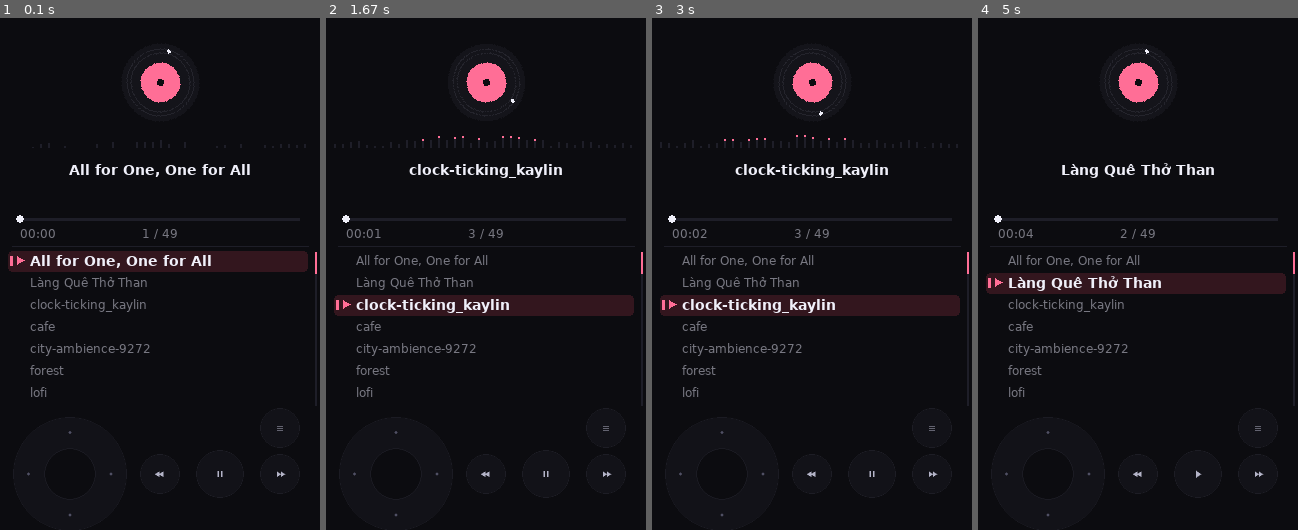
Above: before the commit, frames 1-4 (left to right).
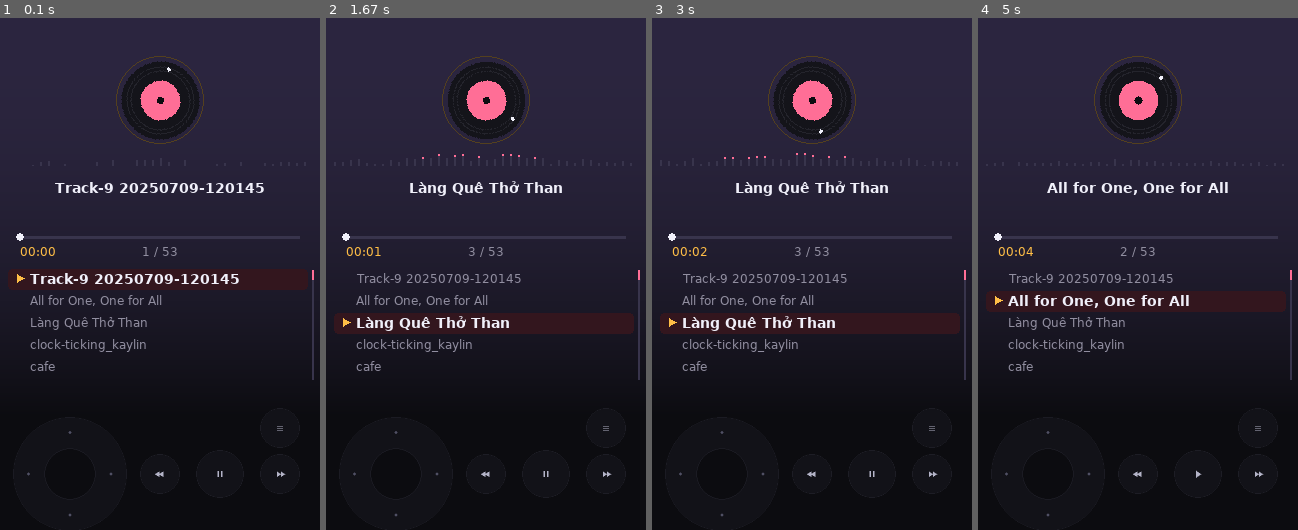
Above: after the commit, the same moments.

Repository: duongvanphi19/pygame-retro-music-player
Game: pygame game, started from main.py
Two runs of this game, one before a commit and one after it. Both use one fixed random seed, a clock stepped at 60 frames per second and the inputs below.
Inputs (mouse positions are in pixels of both pictures, inside the frame that each line leads up to):
- Up to frame 1 (0.1 s): no input
- Up to frame 2 (1.67 s): click (486, 274) at 0.38 s; click (604, 453) at 0.72 s; press the mouse at (604, 453) at 1.03 s; move the mouse to (537, 427) at 1.13 s; release the mouse at (470, 407) at 1.27 s; click (486, 335) at 1.38 s
- Up to frame 3 (3 s): click (760, 105) at 1.72 s; click (911, 263) at 2.05 s; click (924, 376) at 2.38 s; click (735, 366) at 2.72 s
- Up to frame 4 (5 s): click (1090, 422) at 3.05 s; click (1205, 207) at 3.38 s; click (1250, 268) at 3.72 s; click (1195, 442) at 4.05 s; click (1026, 453) at 4.42 s; press the mouse at (1195, 442) at 4.87 s; move the mouse to (1109, 314) at 4.97 s

The runs differ from the first frame. In frame 1, 50% of the frame differs, in the area x 0-100%, y 0-75%; in frame 2, 56%; in frame 3, 56%; in frame 4, 52%.

Commit message:
Add files via upload

Diff:
--- a/main.py
+++ b/main.py
@@ -21,13 +21,17 @@
 SP, UP = 41701, 41702
 ev = queue.Queue()                                           # thread nền -> vòng chính (không đụng global từ thread)
 kick = threading.Event()                                     # đánh thức bộ quét ngay
-try: BAD = set(json.load(open(BADF)))                        # bài phát lỗi: không liệt kê nữa
-except Exception: BAD = set()
+BAD = set()                                                  # bài phát lỗi: ẩn trong phiên này (mở lại app thì thử lại)
+FF = os.path.join(DATA, "fav.json")                          # danh sách yêu thích
+try: FAV = set(json.load(open(FF)))
+except Exception: FAV = set()
+ALL = []                                                     # thư viện đầy đủ (lib là bản đã lọc)
 
 # ====================================================================
 # BACKEND: service (APK, UDP localhost) hoặc Dev (Pydroid3, trong tiến trình)
 # ====================================================================
 class Dev:
+    shuf, rep = False, 1
     def __init__(s):
         s.rows, s.cur, s.curp, s.ready, s.paused, s.vol, s.base, s.sl_at, s.err, s.bad = [], 0, "", False, False, 0.7, 0.0, 0, None, None
         if "ANDROID_ROOT" in os.environ: pygame.mixer.quit(); os.environ["SDL_AUDIODRIVER"] = "openslES"
@@ -57,7 +61,8 @@
                 s.rows = json.load(open(PL)); ps = [r[0] for r in s.rows]
                 if s.curp in ps: s.cur = ps.index(s.curp)
             elif c == "play": s.load(d["i"], d.get("s", 0))
-            elif c == "next": s.load(s.cur + 1)
+            elif c == "next": s.load(s.pick())
+            elif c == "mode": s.shuf, s.rep = bool(d.get("sh")), int(d.get("rp", 1))
             elif c == "prev": s.load(s.cur - 1)
             elif c == "toggle":
                 if not s.ready: s.load(s.cur)
@@ -71,9 +76,19 @@
             elif c == "quit": m.stop()
         except Exception as e: s.err = "Loi: " + str(e)[:34]
 
+    def pick(s):
+        n = len(s.rows)
+        if s.shuf and n > 1: j = random.randrange(n - 1); return j + (j >= s.cur)
+        return s.cur + 1
+
+    def after(s):
+        if s.rep == 2: s.load(s.cur)
+        elif s.shuf or s.rep == 1 or s.cur + 1 < len(s.rows): s.load(s.pick())
+        else: s.paused = True
+
     def state(s):
         m = pygame.mixer.music
-        if s.ready and not s.paused and not m.get_busy(): s.load(s.cur + 1)       # hết bài -> bài kế
+        if s.ready and not s.paused and not m.get_busy(): s.after()       # hết bài -> bài kế
         if s.sl_at and time.time() >= s.sl_at:
             s.sl_at = 0
             if s.ready and not s.paused: m.pause(); s.paused = True
@@ -115,16 +130,16 @@
 # ====================================================================
 pygame.display.init(); pygame.font.init()                    # không pygame.init(): bỏ mixer trong UI (APK)
 from touchpad import TouchPad
-W, PH = 320, 112
+W, PH = 320, 140                                           # 112 + 28px chừa lề dưới cho dải phím
 class Pad(TouchPad):
     def _want(s): return False, s.side                       # khoá chế độ dọc, bỏ layout ngang có 2 dải bên
 def fit_h(sw, sh): return max(400, min(720, round(W * sh / sw) - PH))
 BTNS = (("C", "", 160, 56), ("A", "", 220, 56), ("B", "", 280, 56), ("S", "", 280, 10))
 sw, sh = pygame.display.get_desktop_sizes()[0]
-pad = Pad(W, fit_h(sw, sh), buttons=BTNS, touch=True)
+pad = Pad(W, fit_h(sw, sh), buttons=BTNS, dpad=(70, 56), touch=True)
 if not APK:                                                  # Pydroid: cửa sổ thật khác màn hình (thanh trạng thái) -> khớp lại
     ww, wh = pygame.display.get_surface().get_size()
-    if abs(fit_h(ww, wh) - pad.h) > 3: pad = Pad(W, fit_h(ww, wh), buttons=BTNS, touch=True)
+    if abs(fit_h(ww, wh) - pad.h) > 3: pad = Pad(W, fit_h(ww, wh), buttons=BTNS, dpad=(70, 56), touch=True)
 S, H = pad.screen, pad.h
 
 def mkfont(sz, bold=False):                                  # font hệ thống Android có đủ dấu tiếng Việt
@@ -177,7 +192,7 @@
         scan_status = "Đang quét..."
         try:
             rows = [r for r in (rows_mediastore() if APK else rows_walk()) if r[0] not in BAD]
-            if rows and rows != lib:                         # quét rỗng (chưa có quyền/thẻ chưa gắn) thì giữ danh sách cũ
+            if rows and rows != ALL:                         # quét rỗng (chưa có quyền/thẻ chưa gắn) thì giữ danh sách cũ
                 json.dump(rows, open(CACHE, "w")); ev.put(("lib", rows))
             scan_status = "Đã nạp %d bài" % len(rows)
         except Exception as e: scan_status = "Quét lỗi: " + str(e)[:24]
@@ -268,7 +283,7 @@
 # TRẠNG THÁI + ĐĨA XOAY
 # ====================================================================
 cur = sel = 0; vol = 0.7; curp = ""; rpos = 0.0
-CFG = {"thm": True, "dbg": False}
+CFG = {"thm": True, "dbg": False, "shuf": False, "rep": 1, "fav": False}   # rep: 0 tắt, 1 tất cả, 2 một bài
 try:
     st = json.load(open(SF)); vol = float(st["v"]); curp = st.get("t", ""); rpos = float(st.get("p", 0))
     CFG.update(st.get("cfg", {}))
@@ -281,11 +296,15 @@
 
 BGC = (12, 12, 16)                                           # trùng màu dải phím => liền mạch
 BG = pygame.Surface((W, H)).convert(); BG.fill(BGC)
+BGT = (44, 38, 64)                                           # màu đỉnh; xuống đáy chuyển dần về BGC để liền mạch với dải phím
+for _y in range(H):
+    _k = (_y / H) ** 2; BG.fill(tuple(int(BGT[i] + (BGC[i] - BGT[i]) * _k) for i in range(3)), (0, _y, W, 1))
 MASK = pygame.Surface((48, 48), pygame.SRCALPHA); pygame.draw.circle(MASK, (255, 255, 255, 255), (24, 24), 24)
 OVL = pygame.Surface((W, H), pygame.SRCALPHA); OVL.fill((10, 10, 14, 245))
 frames = [None] * 72; D0 = None; ART = None
-COLOR_ACC, COLOR_FG, COLOR_DIM, COLOR_OFF = (255, 110, 150), (240, 240, 250), (120, 120, 130), (30, 30, 40)
-DIM2, DIM3 = (60, 60, 65), (40, 40, 44)
+COLOR_ACC, COLOR_FG, COLOR_DIM, COLOR_OFF = (255, 110, 150), (240, 240, 250), (145, 142, 160), (56, 52, 76)
+DIM2, DIM3 = (100, 98, 118), (72, 70, 90)
+AMB, RING, RED = (255, 190, 70), (84, 64, 30), (255, 80, 70)   # màu nhấn thứ hai: hổ phách
 
 def make_disc(art):
     global D0, frames, COLOR_ACC, COLOR_FG, ART
@@ -319,7 +338,7 @@
         s += "..."
     k = (s, col, id(font))
     if k not in cache:
-        if len(cache) > 240: cache.clear()
+        if len(cache) > 500: cache.clear()
         cache[k] = font.render(s, True, col).convert_alpha()
     return cache[k]
 def mmss(s): s = int(s); return "%02d:%02d" % (s // 60, s % 60)
@@ -334,13 +353,29 @@
 NB = 38
 BX = [8 + i * 8 for i in range(NB)]
 BW = [1.0 - abs(i - 19) / 40.0 for i in range(NB)]
+wc = {}
+def wrapw(s, font, w, n=2):                                  # ngắt dòng theo từ, tối đa n dòng (lời bài hát dài)
+    k = (s, id(font))
+    if k in wc: return wc[k]
+    if len(wc) > 300: wc.clear()
+    out, c = [], ""
+    for wd in s.split():
+        t = c + " " + wd if c else wd
+        if font.size(t)[0] <= w: c = t
+        else:
+            if c: out.append(c)
+            c = wd
+    out.append(c)
+    if len(out) > n: out = out[:n]; out[-1] += "..."
+    wc[k] = out; return out
+
 playing = paused = False; vol_t = -9999; hold = {}; used = set()
 title = artist = MSG = lsrc = ""; length = rg = pos = 0.0; st_t = 0; sl = 0
 lsync = lymode = info = lbusy = False; lyr = []; ltimes = []; minfo = info_rows = None
-pend, got, fails = True, False, 0                            # pend: tự phát bài trước đó khi mở app
-bars, tgt = [0.0] * NB, [0.0] * NB
+TOAST = ""
+pend, got, fails, lastpl, toast_t, page = True, False, 0, 0, 0, 0
+bars, tgt = [0.0] * NB, [0.0] * NB                            # pend: tự phát bài trước đó khi mở app
 make_disc(None)
-particles = [[random.randint(10, 310), random.randint(0, H), random.random() * 0.5 + 0.2, random.randint(1, 3)] for _ in range(25)]
 
 def setvol(): tx("vol", v=min(1.0, vol * 10 ** (rg / 20)))
 
@@ -373,11 +408,12 @@
     threading.Thread(target=bg_meta, args=(curp, artist, names[cur]), daemon=True).start()
 
 def set_lib(rows):
-    global tracks, names, lib, idx, N, cur, sel
-    old = curp; lib = [r for r in rows if r[0] not in BAD]; tracks = [r[0] for r in lib]
+    global tracks, names, lib, idx, N, cur, sel, ALL
+    old = curp; selp = tracks[sel] if N and sel < N else ""; ALL = rows
+    lib = [r for r in rows if r[0] not in BAD and (not CFG["fav"] or r[0] in FAV)]; tracks = [r[0] for r in lib]
     names = [r[1] or os.path.splitext(os.path.basename(r[0]))[0] for r in lib]
     idx = {t: i for i, t in enumerate(tracks)}; N = len(tracks)
-    cur = sel = idx.get(old, min(cur, max(N - 1, 0)))
+    cur = idx.get(old, min(cur, max(N - 1, 0))); sel = idx.get(selp, cur)   # giữ nguyên bài đang chọn khi danh sách đổi
     try: json.dump([[r[0], names[i], r[2]] for i, r in enumerate(lib)], open(PL, "w"))
     except OSError: pass
     tx("pl"); setvol()
@@ -389,19 +425,39 @@
     fails += 1
     if fails > 3: return                                     # lỗi hàng loạt (mất quyền, thẻ nhớ...) -> đừng ẩn nhầm cả thư viện
     i = idx[p]; BAD.add(p)
-    try: json.dump(sorted(BAD), open(BADF, "w"))
+    set_lib(ALL)
+    if N: tx("play", i=i % N)
+
+def send_mode(): tx("mode", sh=int(bool(CFG["shuf"])), rp=int(CFG["rep"]))
+
+def toast(s):
+    global TOAST, toast_t
+    TOAST = s; toast_t = pygame.time.get_ticks() + 1600
+
+def toggle_fav(p):                                           # giữ A: thích / bỏ thích
+    FAV.symmetric_difference_update({p})
+    try: json.dump(sorted(FAV), open(FF, "w"))
     except OSError: pass
-    set_lib(lib)
-    if N: tx("play", i=i % N)
+    toast("Đã thêm vào yêu thích" if p in FAV else "Đã bỏ yêu thích")
+    if CFG["fav"] and p not in FAV: set_lib(ALL)
+
+def set_favfilter(v):                                        # giữ S: chỉ phát bài yêu thích
+    old = curp; CFG["fav"] = v; set_lib(ALL); save()
+    if N and playing and old != curp: tx("play", i=cur)      # bài đang phát nằm ngoài danh sách mới -> chuyển sang bài đầu
+    toast("Chỉ hiện yêu thích" if v else "Hiện tất cả bài")
 
 def poll(now):                                               # đọc hết gói, chỉ giữ trạng thái mới nhất
-    global playing, paused, pos, st_t, sl, cur, sel, length, MSG, pend, got, fails
+    global playing, paused, pos, st_t, sl, cur, sel, length, MSG, pend, got, fails, lastpl
     last = None
     for d in recv_all():
         if "e" in d:
             if d.get("bad"): drop_bad(d["bad"])
             MSG = d["e"]
         else: last = d
+    if not got:                                              # service khởi động chậm: gói đầu có thể mất -> gửi lại danh sách
+        if now - lastpl > 1000: lastpl = now; tx("pl"); send_mode()
+        if now > 6000 and not MSG: MSG = "Không nối được service"
+    elif MSG == "Không nối được service": MSG = ""
     if last:
         got = True
         playing, paused, pos, st_t, sl = bool(last["pl"]), bool(last["pa"]), last["p"], now, last["sl"]
@@ -430,7 +486,7 @@
 try: set_lib(json.load(open(CACHE)))                         # hiện ngay danh sách đã nhớ, quét ngầm sau
 except Exception: pass
 threading.Thread(target=scanner, daemon=True).start()
-tx("pl"); setvol()
+tx("pl"); setvol(); send_mode()
 
 # ====================================================================
 # VÒNG LẶP CHÍNH
@@ -439,14 +495,25 @@
 get_ticks, get_events, blit = pygame.time.get_ticks, pygame.event.get, S.blit
 draw_rect, draw_circle, draw_poly, set_clip = pygame.draw.rect, pygame.draw.circle, pygame.draw.polygon, S.set_clip
 randint, rd = random.randint, random.random
-ui_state, set_idx, ang, t_save = 0, 0, 0.0, 0
-SET_ITEMS = ["Màu nền bìa", "Thông số Debug", "Hẹn giờ ngủ", "Hiện lại bài lỗi", "Thoát & dừng nhạc"]
+ang, t_save = 0.0, 0
 SLP = (0, 15, 30, 60); slp_i = 0
-Y0 = 18                                                      # chừa vùng tai thỏ/thanh trạng thái
+Y0, BM = 36, 26                                                      # chừa vùng tai thỏ/thanh trạng thái
 DCY, BY, TY, AY, PY, LY0 = Y0 + 46, Y0 + 112, Y0 + 126, Y0 + 148, Y0 + 182, Y0 + 216
-LN = (H - LY0 - 6) // 22                                     # số dòng danh sách hiển thị
-LT, LB = Y0 + 48, H - 44                                     # vùng lời bài hát
-LCY = (LT + LB) // 2 - 12; LSIDE = min(7, (LB - LT) // 52)
+LN = (H - LY0 - BM) // 22                                     # số dòng danh sách hiển thị
+LT, LB = Y0 + 48, H - BM - 40                                     # vùng lời bài hát
+SLOT = 40; LCY = (LT + LB - SLOT) // 2; LSIDE = min(5, ((LB - LT) // SLOT - 1) // 2)
+
+def heart(x, y, col):
+    draw_circle(S, col, (x - 2, y), 2); draw_circle(S, col, (x + 2, y), 2); draw_poly(S, col, [(x - 4, y + 1), (x + 4, y + 1), (x, y + 6)])
+
+def status():                                                # chế độ đang bật (hiện góc trên trang chính)
+    s = []
+    if CFG["shuf"]: s.append("SHUF")
+    if CFG["rep"] == 2: s.append("REP 1")
+    elif CFG["rep"] == 0: s.append("NO REP")
+    if CFG["fav"]: s.append("FAV")
+    if sl: s.append("ZZ %dm" % sl)
+    return "  ".join(s)
 
 def centered(surf, y): blit(surf, (160 - surf.get_width() // 2, y))
 def bar(x, y, w, frac, col):
@@ -459,6 +526,7 @@
         if e.type == pygame.QUIT: run = False                # thoát UI, nhạc vẫn chạy nhờ service
         pad.event(e)
     poll(now); drain()
+    if toast_t and now > toast_t: toast_t = 0
     pad.update(); p = set(pad.pressed)
     on = playing and not paused
     pad.st["A"] = 2 if on else 0
@@ -467,51 +535,48 @@
     if playing: lastpos = el
     if on and now - t_save > 5000: t_save = now; save()     # nhớ vị trí phát
 
-    if info and p: info = False; used |= p; p = set()        # chạm phím bất kỳ để đóng bảng thông tin
-    if "S" in p: ui_state = 1 - ui_state; set_idx = 0
-
-    if ui_state == 1:
-        if "down" in p: set_idx = (set_idx + 1) % 5
-        if "up" in p: set_idx = (set_idx - 1) % 5
-        if "A" in p or "right" in p or "left" in p:
-            if set_idx == 0: CFG["thm"] = not CFG["thm"]; make_disc(ART)
-            elif set_idx == 1: CFG["dbg"] = not CFG["dbg"]
-            elif set_idx == 2: slp_i = (slp_i + 1) % 4; tx("sleep", m=SLP[slp_i])
-            elif set_idx == 3 and "A" in p:
-                BAD.clear(); fails = 0; kick.set()
-                try: os.remove(BADF)
-                except OSError: pass
-            elif set_idx == 4 and "A" in p: tx("quit"); run = False
-            save()
-    else:
-        if "A" in p and N: tx("toggle") if (playing and sel == cur) else tx("play", i=sel)
-        for k in ("B", "C"):                                 # chạm = chuyển bài; giữ 0.5s: B = lời bài hát, C = thông tin bài
-            if k in p: hold[k] = now; used.discard(k)
-            if k in pad.held and k not in used and now - hold.get(k, now) > 500:
-                used.add(k)
-                if k == "B": lymode = not lymode
-                else: info = True
-            if k in pad.released and k not in used: tx("next" if k == "B" else "prev")
-        if "down" in p and N: sel = (sel + 1) % N
-        if "up" in p and N: sel = (sel - 1) % N
-        for k, dv in (("left", -1), ("right", 1)):
-            if k in p: hold[k] = now; used.discard(k)
-            if k in pad.held and now - hold.get(k, now) > 200: used.add(k); vol = min(1.0, max(0.0, vol + dv * 0.02)); setvol(); vol_t = now
-            if k in pad.released:
-                if k not in used: tx("seek", d=10 * dv)
-                else: save()
+    if "S" in p: hold["S"] = now; used.discard("S")          # S: chạm = chuyển trang (Chính -> Lời -> Thông tin); giữ = yêu thích-lọc / thoát
+    if "S" in pad.held and "S" not in used and now - hold.get("S", now) > 500:
+        used.add("S")
+        if page == 2: tx("quit"); run = False                # trang thông tin: giữ S = thoát & dừng nhạc
+        else: set_favfilter(not CFG["fav"])
+    if "S" in pad.released and "S" not in used: page = (page + 1) % 3; lymode, info = page == 1, page == 2
+
+    for k in ("A", "B", "C"):                                # chạm = hành động; giữ 0.5s: A = yêu thích, B = ngẫu nhiên, C = lặp lại
+        if k in p: hold[k] = now; used.discard(k)
+        if k in pad.held and k not in used and now - hold.get(k, now) > 500:
+            used.add(k)
+            if k == "A":
+                if N: toggle_fav(tracks[sel])
+            elif k == "B": CFG["shuf"] = not CFG["shuf"]; send_mode(); save(); toast("Ngẫu nhiên: " + ("BẬT" if CFG["shuf"] else "TẮT"))
+            else: CFG["rep"] = (CFG["rep"] + 1) % 3; send_mode(); save(); toast("Lặp lại: " + ("TẮT", "TẤT CẢ", "1 BÀI")[CFG["rep"]])
+        if k in pad.released and k not in used:
+            if k == "A":
+                if N: tx("toggle") if (playing and sel == cur) else tx("play", i=sel)
+            else: tx("next" if k == "B" else "prev")
+    if "down" in p and N: sel = (sel + 1) % N
+    if "up" in p and N: sel = (sel - 1) % N
+    for k, dv in (("up", -1), ("down", 1)):                  # giữ lên/xuống: cuộn nhanh, giữ lâu: nhảy 10 bài
+        if k in p: hold[k] = hold[k + "r"] = now
+        if k in pad.held and N and k in hold and now - hold[k] > 350 and now - hold[k + "r"] > 70:
+            hold[k + "r"] = now; sel = (sel + dv * (10 if now - hold[k] > 1500 else 1)) % N
+    for k, dv in (("left", -1), ("right", 1)):
+        if k in p: hold[k] = now; used.discard(k)
+        if page == 2:                                        # trang thông tin: trái/phải = hẹn giờ ngủ
+            if k in p: slp_i = (slp_i + dv) % 4; tx("sleep", m=SLP[slp_i])
+            continue
+        if k in pad.held and now - hold.get(k, now) > 200: used.add(k); vol = min(1.0, max(0.0, vol + dv * 0.02)); setvol(); vol_t = now
+        if k in pad.released:
+            if k not in used: tx("seek", d=10 * dv)
+            else: save()
 
     blit(BG, (0, 0))
     if on: ang = (ang + dt * 0.06) % 72                      # theo thời gian, không phụ thuộc fps
 
     if N and lymode:
         # ---------------- MÀN HÌNH LỜI BÀI HÁT ----------------
-        for q in particles:
-            q[1] -= q[2]
-            if q[1] < 0: q[0], q[1], q[2] = randint(10, 310), H, rd() * 0.5 + 0.2
-            draw_circle(S, COLOR_ACC, (int(q[0]), int(q[1])), q[3])
         centered(T(title, COLOR_FG, FB, max_w=296), Y0)
-        if artist: centered(T(artist, COLOR_DIM, max_w=296), Y0 + 20)
+        if artist: centered(T(artist, AMB, max_w=296), Y0 + 20)
         if not lyr:
             msg = "Đang tìm lời bài hát" + "." * (1 + now // 400 % 3) if lbusy else "Không có lời bài hát"
             centered(T(msg, COLOR_ACC if lbusy else COLOR_DIM), LCY)
@@ -523,26 +588,30 @@
                     dur = ltimes[i + 1] - ltimes[i]
                     if dur > 0:
                         pg = (el - ltimes[i]) / dur
-                        if pg > 0.7: pr = (pg - 0.7) / 0.3; y_off = pr * pr * (3.0 - 2.0 * pr) * 26
+                        if pg > 0.7: pr = (pg - 0.7) / 0.3; y_off = pr * pr * (3.0 - 2.0 * pr) * SLOT
             else: i = min(n - 1, int(el / length * n)) if length else 0
             set_clip((0, LT, W, LB - LT))
             for k in range(-LSIDE, LSIDE + 1):
                 j = i + k
                 if 0 <= j < n:
-                    fy = int(LCY + k * 26 - y_off)
                     ak = abs(k)
                     if k == 0: col, ft = COLOR_FG, FB
                     elif ak == 1: col, ft = COLOR_ACC, F
                     else: col, ft = (DIM2 if ak == 2 else DIM3), F
-                    centered(T(lyr[j][1] or " ", col, ft, max_w=300), fy)
+                    ls = wrapw(lyr[j][1] or " ", ft, 300); lh = ft.get_linesize()
+                    fy = int(LCY + k * SLOT - y_off) + (SLOT - lh * len(ls)) // 2
+                    for q, ln in enumerate(ls): centered(T(ln or " ", col, ft, max_w=300), fy + q * lh)
             set_clip(None)
-        bar(20, H - 30, 280, el / length if length else 0, COLOR_ACC)
-        blit(T(mmss(el), COLOR_DIM), (20, H - 22))
-        if length: t1 = T(mmss(length), COLOR_DIM); blit(t1, (300 - t1.get_width(), H - 22))
+        bar(20, H - BM - 30, 280, el / length if length else 0, COLOR_ACC)
+        blit(T(mmss(el), AMB), (20, H - BM - 22))
+        if length: t1 = T(mmss(length), COLOR_DIM); blit(t1, (300 - t1.get_width(), H - BM - 22))
 
     elif N:
         # ---------------- MÀN HÌNH CHÍNH ----------------
         d = frame(int(ang)); blit(d, d.get_rect(center=(160, DCY)))
+        draw_circle(S, RING, (160, DCY), 44, 1)
+        st_ = status()
+        if st_: blit(T(st_, AMB), (20, Y0 - 18))
         beat_force = (vol * (1.0 + (rg / 20.0))) if on else 0.0
         for i in range(NB):
             if on:
@@ -554,56 +623,52 @@
                 draw_rect(S, COLOR_OFF, (BX[i], BY - h, 2, h))
                 if on and h > 8: draw_rect(S, COLOR_ACC, (BX[i], BY - h, 2, 2))
         centered(T(title, COLOR_FG, FB, max_w=296), TY)
-        if MSG or artist: centered(T(MSG or artist, COLOR_ACC if MSG else COLOR_DIM, max_w=296), AY)
+        if curp in FAV: heart(300, Y0 - 12, COLOR_ACC)
+        if MSG or artist: centered(T(MSG or artist, COLOR_ACC if MSG else AMB, max_w=296), AY)
         showv = now - vol_t < 1200
         bar(20, PY, 280, vol if showv else (el / length if length else 0), COLOR_FG if showv else COLOR_ACC)
         if showv: centered(T("Âm lượng %d%%" % int(vol * 100), COLOR_FG), PY + 8)
         else:
-            blit(T(mmss(el), COLOR_DIM), (20, PY + 8)); centered(T("%d / %d" % (cur + 1, N), COLOR_DIM), PY + 8)
+            blit(T(mmss(el), AMB), (20, PY + 8)); centered(T("%d / %d" % (cur + 1, N), COLOR_DIM), PY + 8)
             if length: t1 = T(mmss(length), COLOR_DIM); blit(t1, (300 - t1.get_width(), PY + 8))
-        pygame.draw.line(S, COLOR_OFF, (12, LY0 - 6), (308, LY0 - 6))
         top = max(0, min(sel - LN // 2, N - LN))
         for ri in range(min(LN, N)):
             i = top + ri; y = LY0 + ri * 22
             if i == sel:
                 draw_rect(S, (COLOR_ACC[0] // 5, COLOR_ACC[1] // 5, COLOR_ACC[2] // 5), (8, y - 1, 300, 21), border_radius=4)
-                draw_rect(S, COLOR_ACC, (10, y + 4, 3, 10), border_radius=1)
-            if i == cur and playing: draw_poly(S, COLOR_ACC, [(17, y + 4), (17, y + 12), (24, y + 8)])
-            blit(T(names[i], COLOR_FG if i == sel else COLOR_DIM, FB if i == sel else F, max_w=268), (30, y + 1))
+                #draw_rect(S, COLOR_ACC, (10, y + 4, 3, 10), border_radius=1)
+            if i == cur and playing: draw_poly(S, AMB, [(17, y + 4), (17, y + 12), (24, y + 8)])
+            blit(T(names[i], COLOR_FG if i == sel else COLOR_DIM, FB if i == sel else F, max_w=250), (30, y + 1))
+            if tracks[i] in FAV: heart(298, y + 6, COLOR_ACC)
         if N > LN:                                           # thanh cuộn mảnh
             trk = LN * 22; th = max(10, trk * LN // N)
-            draw_rect(S, COLOR_OFF, (315, LY0, 2, trk)); draw_rect(S, COLOR_ACC, (315, LY0 + (trk - th) * top // (N - LN), 2, th))
+            draw_rect(S, COLOR_OFF, (312, LY0, 2, trk)); draw_rect(S, COLOR_ACC, (312, LY0 + (trk - th) * top // (N - LN), 2, th))
     else:
-        centered(T(scan_status, COLOR_DIM), H // 2 - 8)
+        centered(T("Chưa có bài yêu thích" if CFG["fav"] and ALL else scan_status, COLOR_DIM), H // 2 - 8)
 
     if info:
         blit(OVL, (0, 0)); centered(T("THÔNG TIN BÀI HÁT", COLOR_FG, FB), Y0)
+        y = Y0 + 32
         if not info_rows: centered(T("Đang đọc thẻ nhạc...", COLOR_DIM), Y0 + 40)
         else:
-            y = Y0 + 32
             for lb, val in info_rows:
                 if lb: blit(T(lb, COLOR_DIM), (14, y))
                 blit(T(val, COLOR_FG, max_w=216), (92, y)); y += 18
-        centered(T("Chạm phím bất kỳ để đóng", DIM2), H - 22)
-
-    if ui_state == 1:
-        blit(OVL, (0, 0)); centered(T("CÀI ĐẶT", COLOR_FG, FB), Y0)
-        for i, txt in enumerate(SET_ITEMS):
-            if i == 2: v_str, is_on = ("%d Phút" % sl, True) if sl > 0 else ("TẮT", False)
-            elif i == 3: v_str, is_on = ("%d bài" % len(BAD), len(BAD) > 0)
-            elif i == 4: v_str, is_on = "", False
-            else: is_on = CFG[("thm", "dbg")[i]]; v_str = "BẬT" if is_on else "TẮT"
-            y = Y0 + 44 + i * 38
-            if i == set_idx: draw_rect(S, (COLOR_ACC[0] // 5, COLOR_ACC[1] // 5, COLOR_ACC[2] // 5), (14, y - 6, 292, 30), border_radius=4)
-            blit(T(txt, COLOR_ACC if i == set_idx else COLOR_DIM, FB if i == set_idx else F), (26, y))
-            if v_str: vs = T(v_str, COLOR_FG if is_on else COLOR_DIM, FB); blit(vs, (W - 26 - vs.get_width(), y))
-
-    if CFG["dbg"]:
+        yy = max(y + 8, H - BM - 76)
+        blit(T("Hẹn giờ ngủ", COLOR_DIM), (14, yy)); blit(T("%d phút" % sl if sl else "TẮT", AMB), (92, yy))
+        centered(T("Trái/phải: đổi hẹn giờ ngủ", DIM2), yy + 18)
+        centered(T("Giữ A thích · B ngẫu nhiên · C lặp lại", DIM2), yy + 36)
+        centered(T("Giữ S: thoát & dừng nhạc", DIM2), yy + 54)
+
+    if CFG["dbg"] &0:
         t1 = "FPS %d | %s | %dx%d | bad %d" % (int(clock.get_fps()), "APK" if APK else "DEV", W, H, len(BAD))
         blit(T(t1, (10, 10, 10)), (7, 3)); blit(T(t1, (0, 255, 128)), (6, 2))
         blit(T(scan_status, (10, 10, 10)), (7, 17)); blit(T(scan_status, (255, 200, 0)), (6, 16))
 
+    if toast_t:                                              # thông báo nhỏ ở mọi trang
+        tt = T(TOAST, (16, 16, 24), FB); rc = tt.get_rect(center=(160, H - BM - 16))
+        draw_rect(S, AMB, rc.inflate(18, 8), border_radius=8); blit(tt, rc)
     pad.present()
-    clock.tick(60 if (pad.ptr or ui_state == 1) else 30)     # rảnh thì 30fps cho nhẹ pin
+    clock.tick(60 if pad.ptr else 30)     # rảnh thì 30fps cho nhẹ pin
 
 save(); pygame.quit(); sys.exit()
